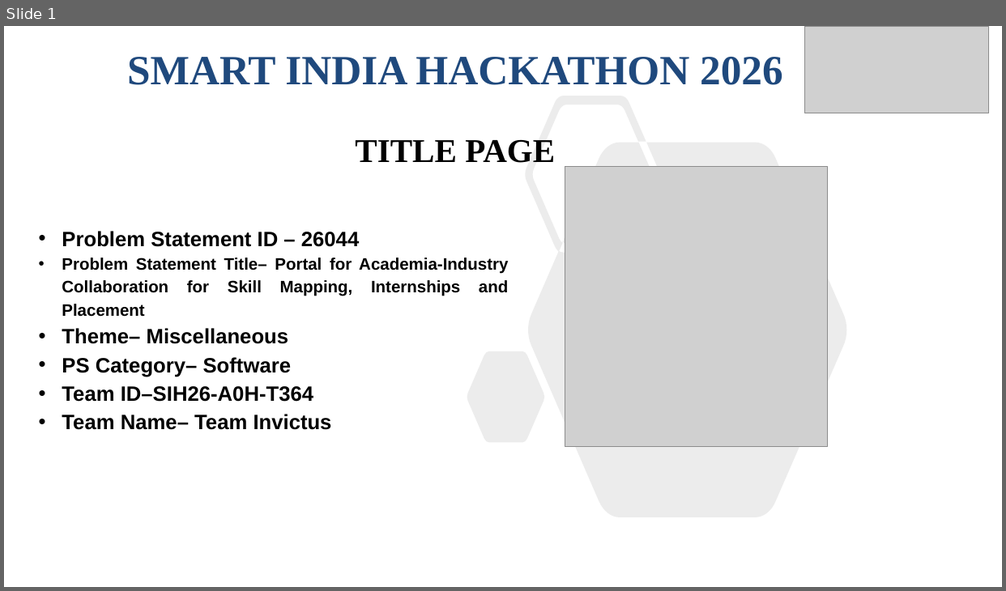
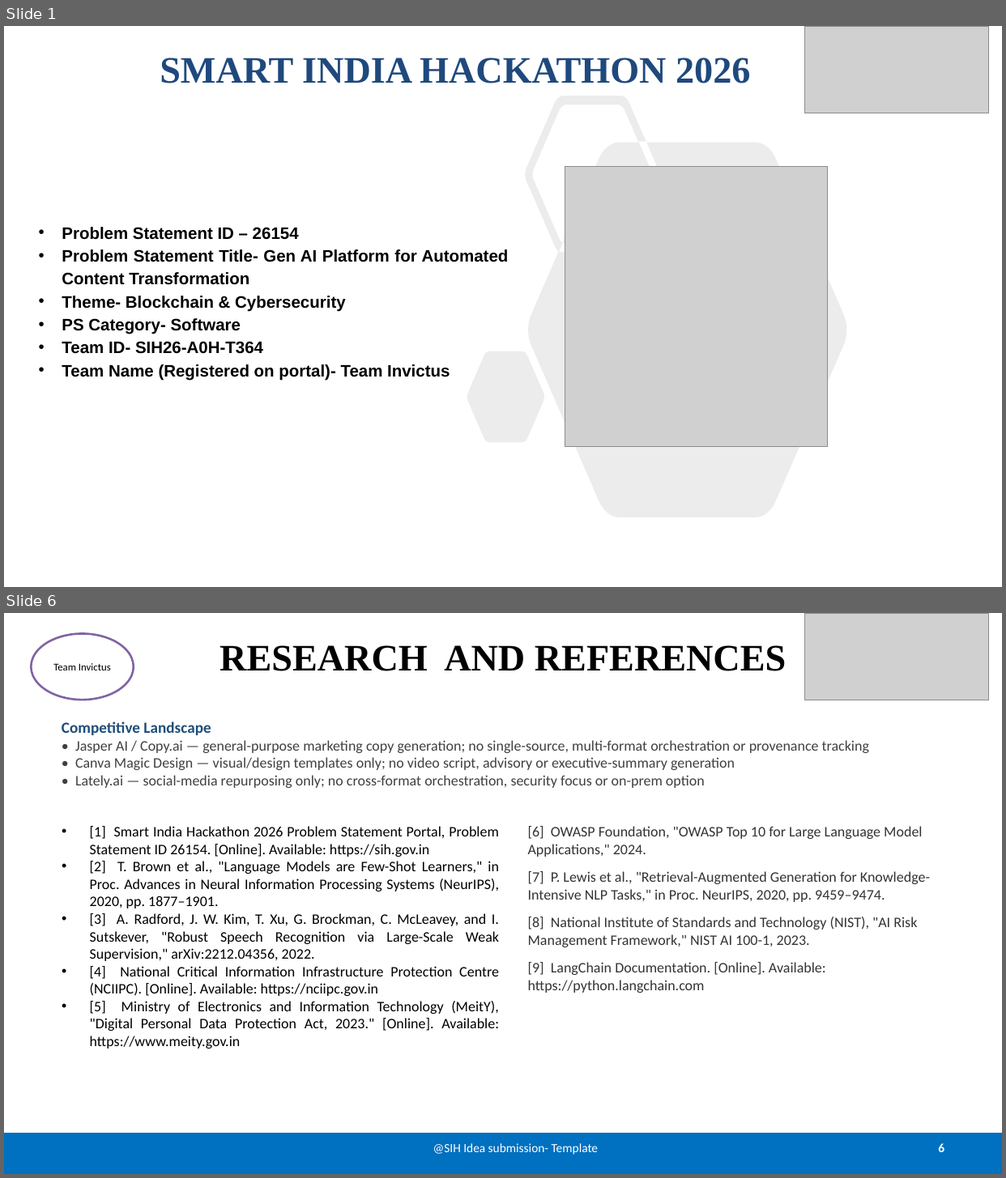
Before and after one commit to NehaD-2896/SIH26-A0H-T364, a slide deck: share/SIH26-A0H-T364_Presentation.pptx. Shown one above the other, each under a label of ours: slide 1 before the commit, slides 1 and 6 after it; the slides between them are not shown. The pictures are 1006x591 and 1006x1178 pixels, drawn with LibreOffice and Linux fonts; fonts in the diff are those of the drawing; grey boxes stand for pictures. Boxes give left, top, right and bottom in pixels: in the first picture for what was removed or moved away, otherwise in the second. Text is boxed around its words. In the diff, an @@ line names an element or a change of style, - is before the commit and + after.

```diff
--- a/share/SIH26-A0H-T364_Presentation.pptx
+++ b/share/SIH26-A0H-T364_Presentation.pptx
@@ slide 6 added at [4,613,1002,1174], background #FFFFFF @@
@@ ellipse added at [31,634,134,700], fill #FFFFFF, outline #8064A2 2 pt, 10 pt, text #000000 @@
+Team Invictus
@@ picture added at [805,613,989,700] @@
@@ title added at [219,645,786,671], 36 pt, text #000000, bold @@
+RESEARCH AND REFERENCES
@@ text added at [62,722,869,788], 14 pt, text #404040 @@
+Competitive Landscape
+• Jasper AI / Copy.ai — general-purpose marketing copy generation; no single-source, multi-format orchestration or provenance tracking
+• Canva Magic Design — visual/design templates only; no video script, advisory or executive-summary generation
+• Lately.ai — social-media repurposing only; no cross-format orchestration, security focus or on-prem option
@@ text added at [90,826,499,1049], 14 pt, text #000000 @@
+• [1] Smart India Hackathon 2026 Problem Statement Portal, Problem Statement ID 26154. [Online]. Available: https://sih.gov.in
+• [2] T. Brown et al., "Language Models are Few-Shot Learners," in Proc. Advances in Neural Information Processing Systems (NeurIPS), 2020, pp. 1877–1901.
+• [3] A. Radford, J. W. Kim, T. Xu, G. Brockman, C. McLeavey, and I. Sutskever, "Robust Speech Recognition via Large-Scale Weak Supervision," arXiv:2212.04356, 2022.
+• [4] National Critical Information Infrastructure Protection Centre (NCIIPC). [Online]. Available: https://nciipc.gov.in
+• [5] Ministry of Electronics and Information Technology (MeitY), "Digital Personal Data Protection Act, 2023." [Online]. Available: https://www.meity.gov.in
@@ text added at [528,826,930,993], 14 pt, text #333333 @@
+[6] OWASP Foundation, "OWASP Top 10 for Large Language Model Applications," 2024.
+[7] P. Lewis et al., "Retrieval-Augmented Generation for Knowledge-Intensive NLP Tasks," in Proc. NeurIPS, 2020, pp. 9459–9474.
+[8] National Institute of Standards and Technology (NIST), "AI Risk Management Framework," NIST AI 100-1, 2023.
+[9] LangChain Documentation. [Online]. Available: https://python.langchain.com
@@ rectangle added at [4,1133,1002,1174], fill #0070C0 @@
@@ text added at [433,1144,599,1155], 12 pt, text #FFFFFF @@
+@SIH Idea submission- Template
@@ page number added at [938,1144,944,1152], 12 pt, text #FFFFFF, bold @@
+6
@@ slide 1 changed as well @@
@@ title "SMART INDIA HACKATHON 2026" at [160,58,750,84]: size 40 to 36 pt @@
@@ subtitle removed at [355,139,555,163] @@
-TITLE PAGE
@@ text at [62,227,509,380]: text changed; size 20 to 16 pt @@
-• Problem Statement ID – 26044
-• Problem Statement Title– Portal for Academia-Industry Collaboration for Skill Mapping, Internships and Placement
-• Theme– Miscellaneous
-• PS Category– Software
-• Team ID–SIH26-A0H-T364
-• Team Name– Team Invictus
+• Problem Statement ID – 26154
+• Problem Statement Title- Gen AI Platform for Automated Content Transformation
+• Theme- Blockchain & Cybersecurity
+• PS Category- Software
+• Team ID- SIH26-A0H-T364
+• Team Name (Registered on portal)- Team Invictus
```
Also in this commit, not shown: 1 other slide changed, 3 other slides added, 4 slides removed.
